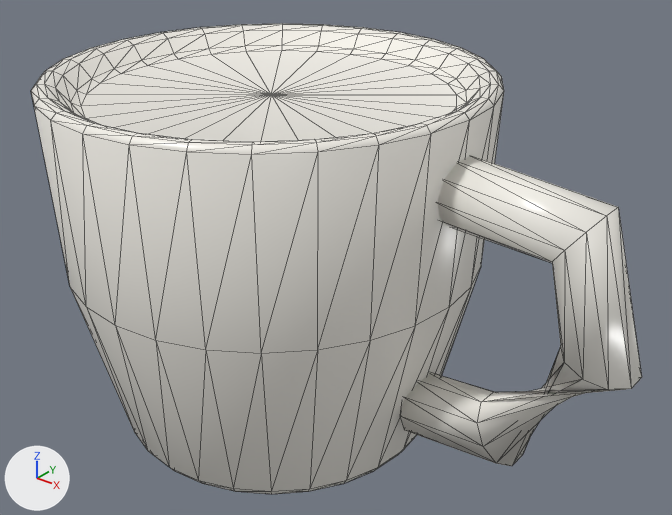
The glTF model assets/models/prop_cup.glb: old version first, new version second.
Both versions are drawn from a camera (50 mm lens) standing at (0.1298, -0.1406, 0.1345) and looking at (0.0165, 0.001, 0.0467). Every picture has the same lights, and +X, +Y and +Z are marked at lower left. The picture after the commit comes second. Mesh edges are drawn as thin lines. Vertices at exactly the same position are counted once.

Objects in the first picture: 'prop_cup'.
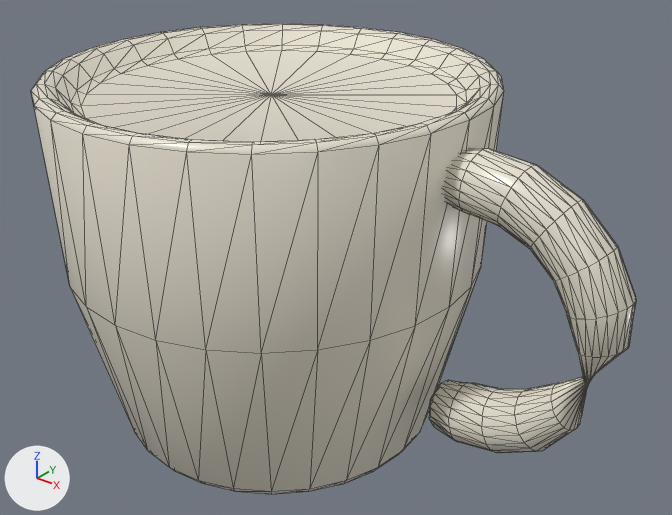
Where the change shows, as pixel boxes [x1, y1, x2, y2] in the pictures (672 x 515 px):
'prop_cup', recoloured, reshaped (white to pale yellow)
    before: [31, 23, 642, 494]
    after: [31, 23, 636, 494]
part 1 of me_cup, rebuilt (14% narrower)
    before: [400, 155, 642, 466]
    after: [429, 148, 636, 453]

What the commit changed:
Material 'ceramic' (mat_ceramic) changes colour from white #f5f2eb to pale yellow #e9e3d3; in linear values from (0.914, 0.89, 0.827) to (0.815, 0.768, 0.651).
me_cup is used by ob_prop_cup; location (0.0, 0.0, 0.0).
me_cup had 357 vertices, 680 faces and spanned x -0.0479..0.0849, y -0.0479..0.0479, z 0.0..0.085.
me_cup now has 594 vertices, 1176 faces and spans x -0.0479..0.0824, y -0.0479..0.0479, z 0.0..0.085.
me_cup part 1: the loose piece of 50 vertices spanning x 0.0393..0.0849, y -0.0075..0.0075, z 0.0134..0.0766 is rebuilt with 262 vertices and now spans x 0.041..0.0824, y -0.0066..0.0066, z 0.0161..0.079.
Other edits to the shape of me_cup do not show in these pictures.
